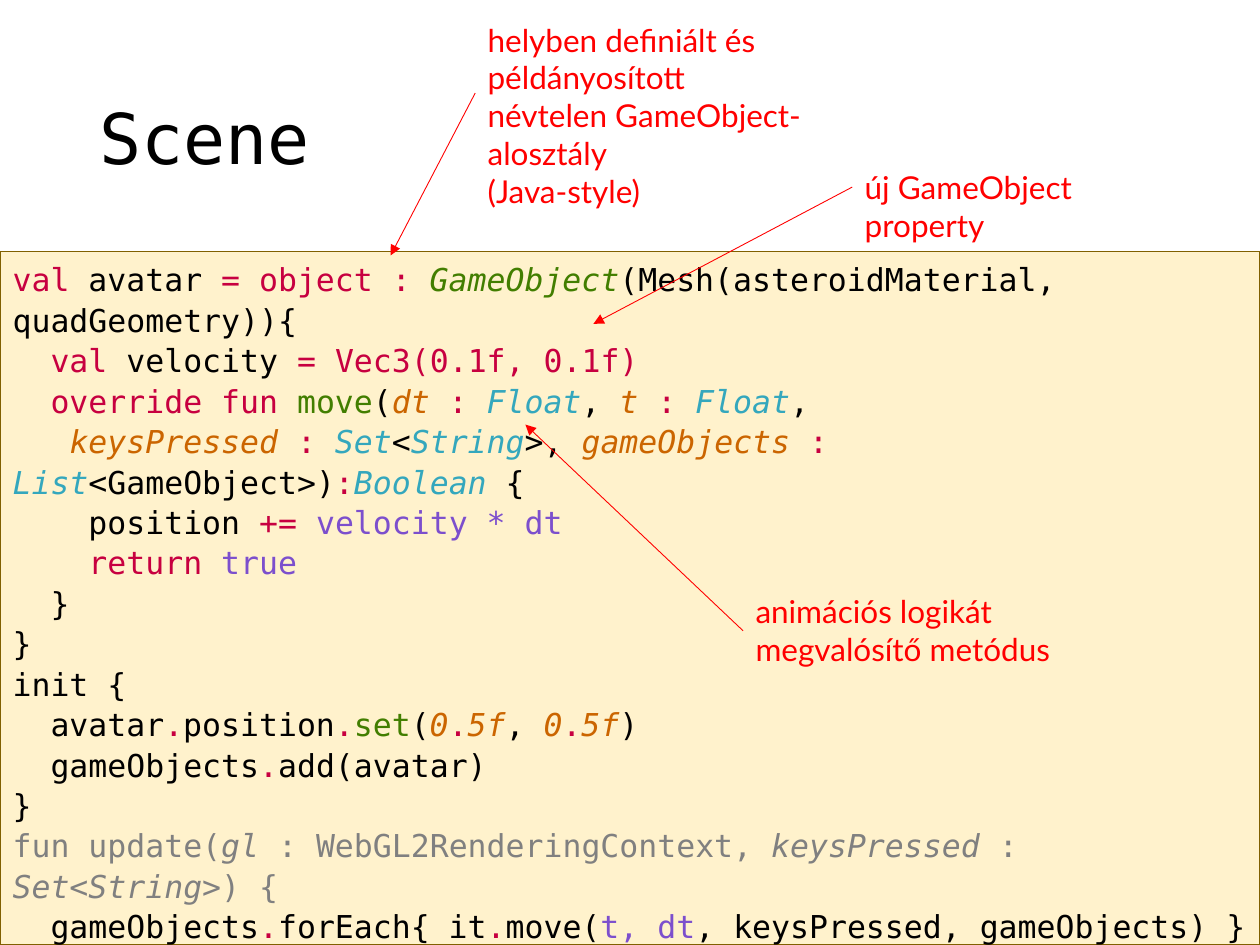
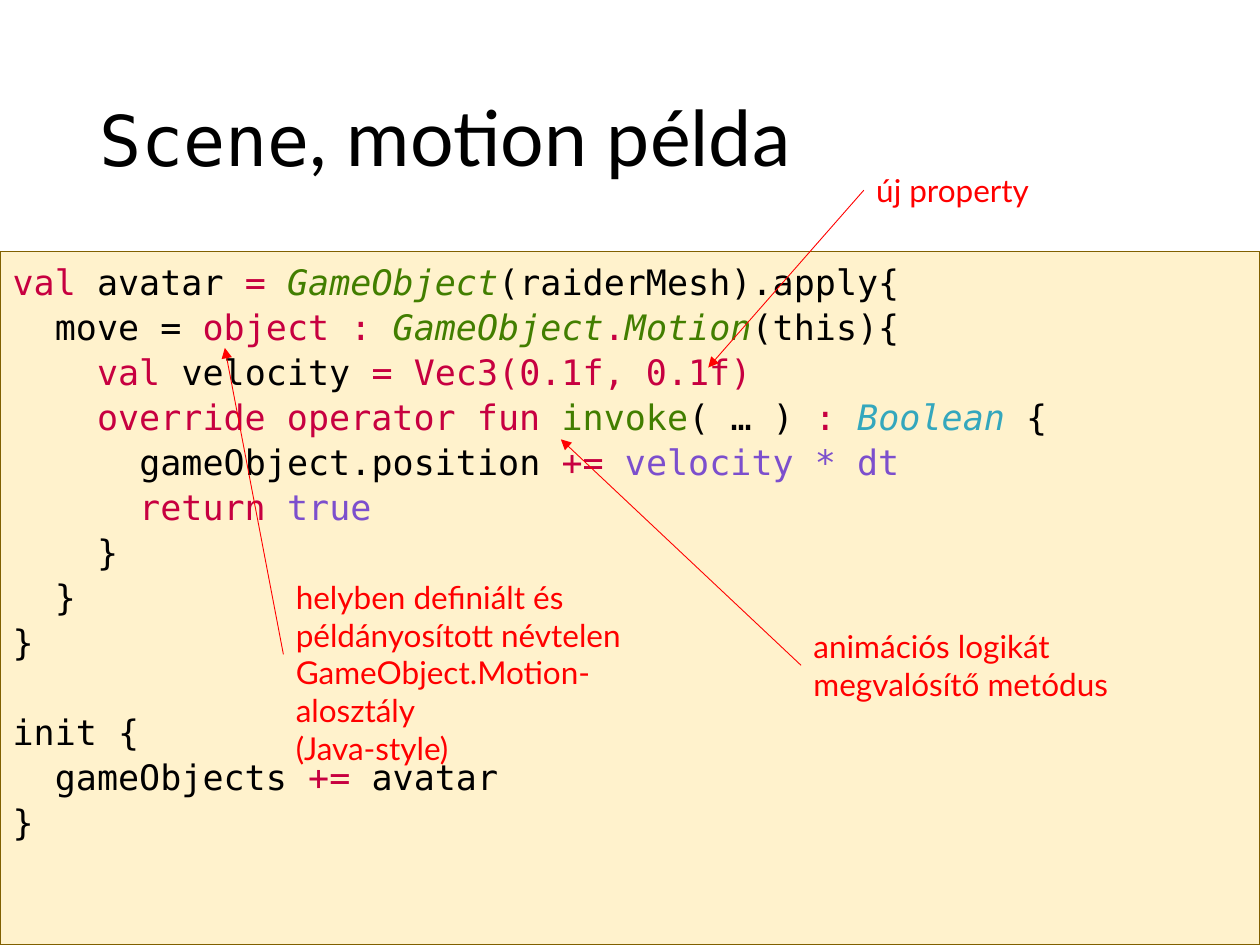
Before and after one commit to szecsi/kogfactory, a slide deck: slide 23 of projects/kog.3gr.020-gom/3gre060_physics.pptx. Drawn at 1260x945 pixels with LibreOffice and Linux fonts; fonts in the diff are those of the drawing. Boxes give left, top, right and bottom in pixels: in the first picture for what was removed or moved away, otherwise in the second. Text is boxed around its words. In the diff, an @@ line names an element or a change of style, - is before the commit and + after.

```diff
--- a/projects/kog.3gr.020-gom/3gre060_physics.pptx
+++ b/projects/kog.3gr.020-gom/3gre060_physics.pptx
@@ title at [99, 109, 790, 180]: text changed; size 40 to 44 pt; font DejaVu Sans Mono to Lato @@
-Scene
+Scene, motion példa
@@ arrow removed from (475, 93) to (391, 256) @@
@@ text at [876, 179, 1029, 208]: text changed @@
-új GameObject property
+új property
@@ arrow moved from (852, 186) - (593, 324) to (864, 190) - (708, 368) @@
@@ text at [0, 252, 1260, 945]: paragraph added @@
+}
@@ text at [13, 267, 900, 348]: text changed; size 18 to 20 pt @@
-val avatar = object : GameObject(Mesh(asteroidMaterial, quadGeometry)){
+val avatar = GameObject(raiderMesh).apply{
+move = object : GameObject.Motion(this){
@@ text at [13, 357, 751, 745]: size 18 to 20 pt in "val velocity = Vec3(0.1f, 0.1f)", "return true", "}", "}" and 2 more places @@
@@ arrow added from (284, 654) to (224, 348), #FF0000 0.5 pt @@
@@ text at [97, 402, 1005, 483]: text changed; size 18 to 20 pt; text colour #34A7BD to #000000 @@
-override fun move(dt : Float, t : Float,
-keysPressed : Set<String>, gameObjects : List<GameObject>):Boolean {
-position += velocity * dt
+override operator fun invoke( … ) : Boolean {
+gameObject.position += velocity * dt
@@ arrow moved from (743, 631) - (525, 425) to (801, 665) - (561, 440) @@
@@ text "helyben definiált és példányosított névtelen ...": place and size @@
-text "helyben definiált és példányosított névtelen ..." at [488, 28, 801, 209]
+text "helyben definiált és példányosított névtelen ..." at [296, 585, 621, 766]
@@ text at [296, 585, 621, 728]: text changed @@
-helyben definiált és példányosított névtelen GameObject-alosztály
+helyben definiált és példányosított névtelen GameObject.Motion-alosztály
@@ text "animációs logikát megvalósítő metódus": place and size @@
-text "animációs logikát megvalósítő metódus" at [756, 599, 1050, 667]
+text "animációs logikát megvalósítő metódus" at [813, 634, 1108, 702]
@@ text at [55, 762, 499, 798]: text changed; size 18 to 20 pt @@
-avatar.position.set(0.5f, 0.5f)
-gameObjects.add(avatar)
+gameObjects += avatar
@@ text at [13, 833, 1208, 945]: paragraphs removed @@
-fun update(gl : WebGL2RenderingContext, keysPressed : Set<String>) {
-gameObjects.forEach{ it.move(t, dt, keysPressed, gameObjects) }
-gameObjects.forEach{ it.update() }
-gameObjects.forEach{ it.draw() }
-}
```
Also in this commit, not shown: 1 other slide changed, 1 slide added, 21 other files.
